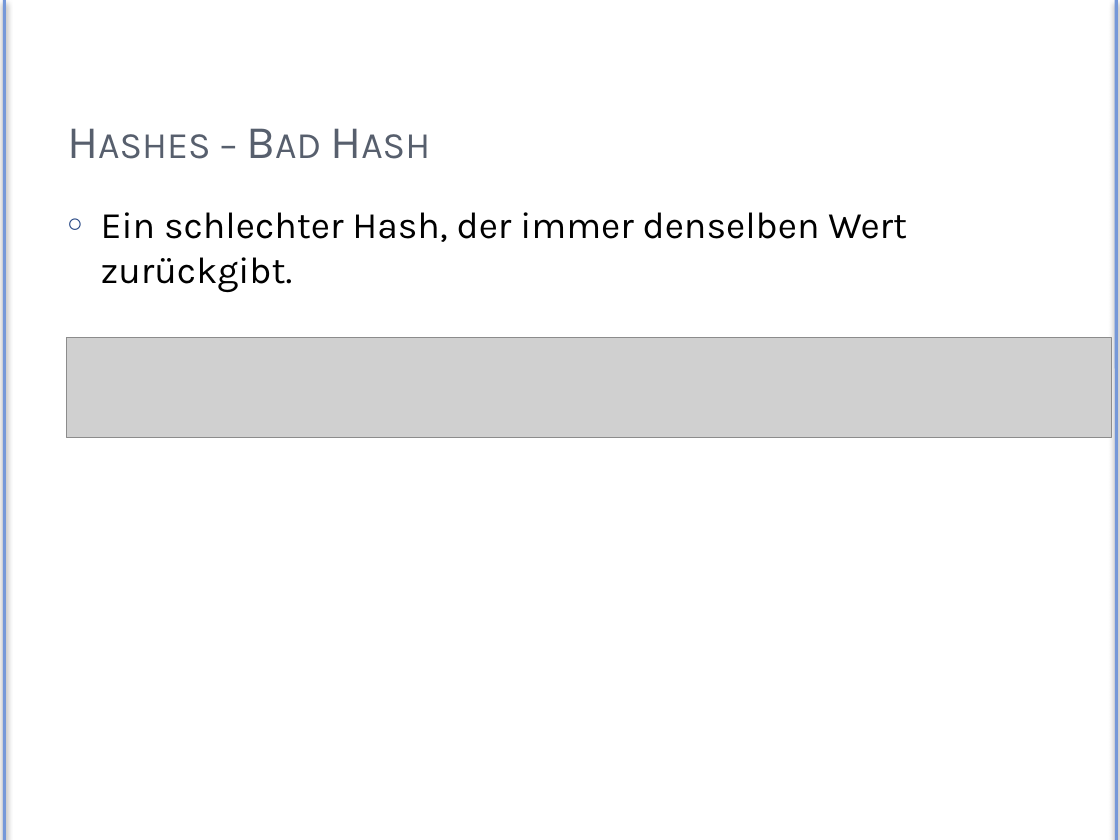
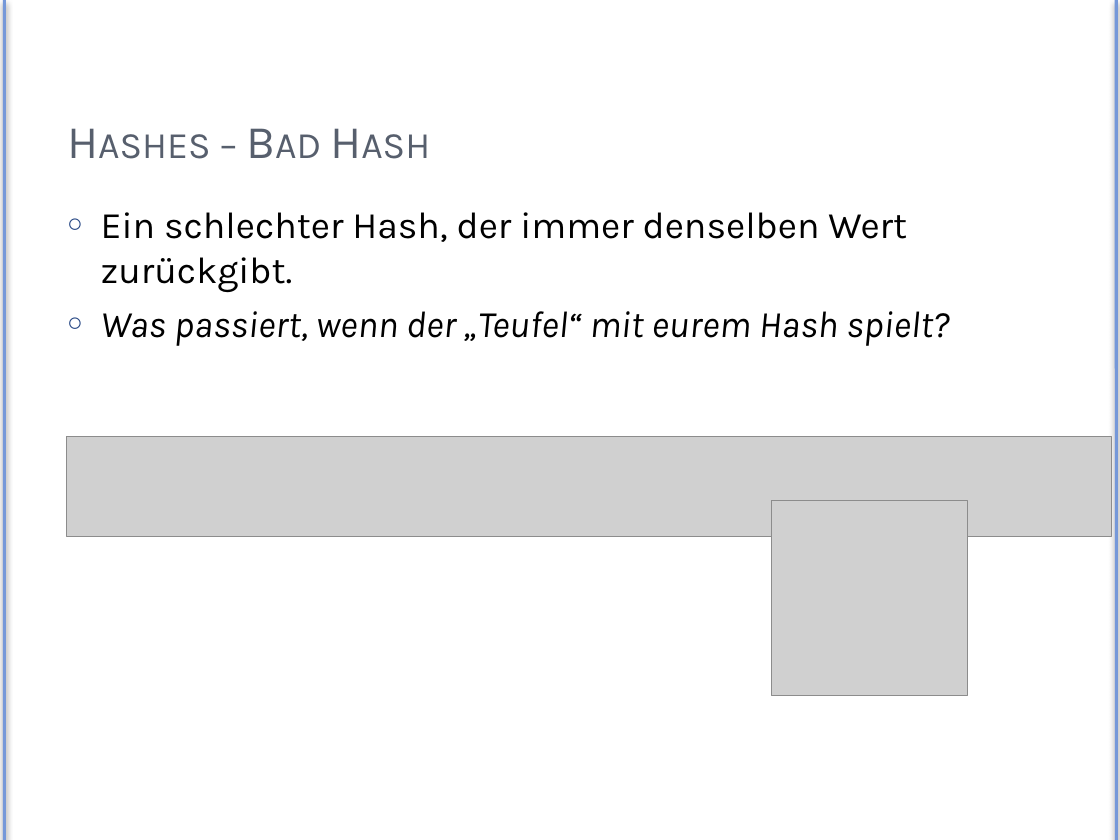
Before and after one commit to Exa-THM/HashTesting, a slide deck: slide 13 of Presentation/exa-hashes.pptx (slide 10 before the commit). Drawn at 1120x840 pixels with LibreOffice and Linux fonts; fonts in the diff are those of the drawing; grey boxes stand for pictures. Boxes give left, top, right and bottom in pixels: in the first picture for what was removed or moved away, otherwise in the second. Text is boxed around its words. In the diff, an @@ line names an element or a change of style, - is before the commit and + after.

```diff
--- a/Presentation/exa-hashes.pptx
+++ b/Presentation/exa-hashes.pptx
@@ text at box(101, 311, 950, 346): paragraph added @@
+○ Was passiert, wenn der „Teufel“ mit eurem Hash spielt?
@@ picture: place and size @@
-picture at box(66, 337, 1111, 438)
+picture at box(66, 436, 1111, 536)
@@ picture added at box(772, 501, 968, 697) @@
```
Also in this commit, not shown: 14 other slides changed, 11 slides added, 2 slides removed, 4 other files.
